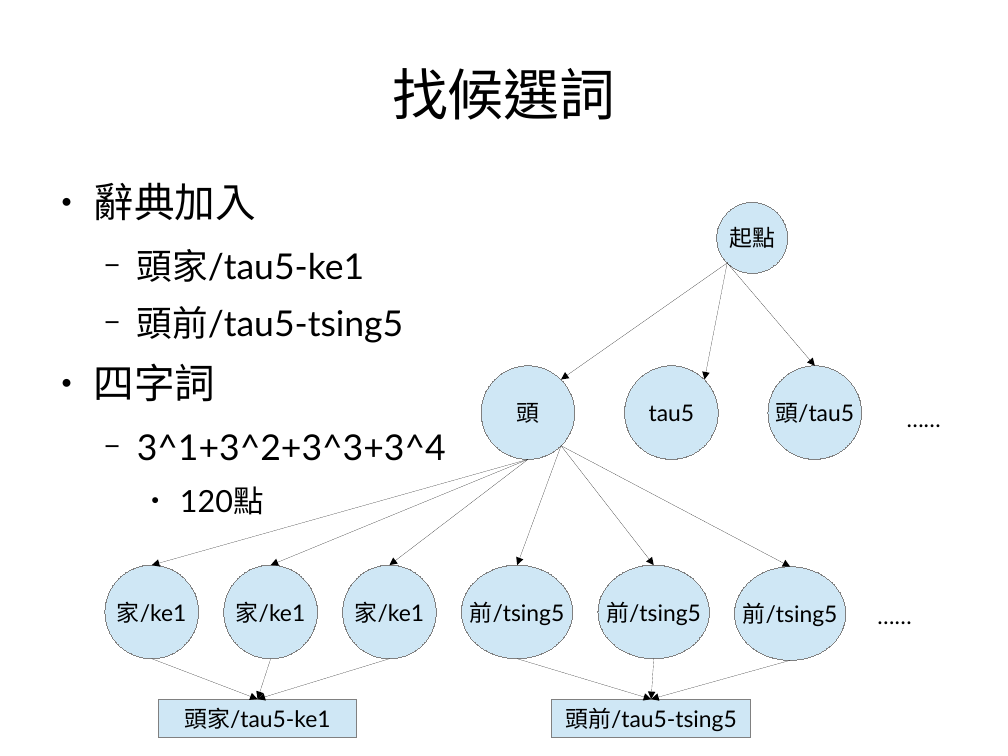
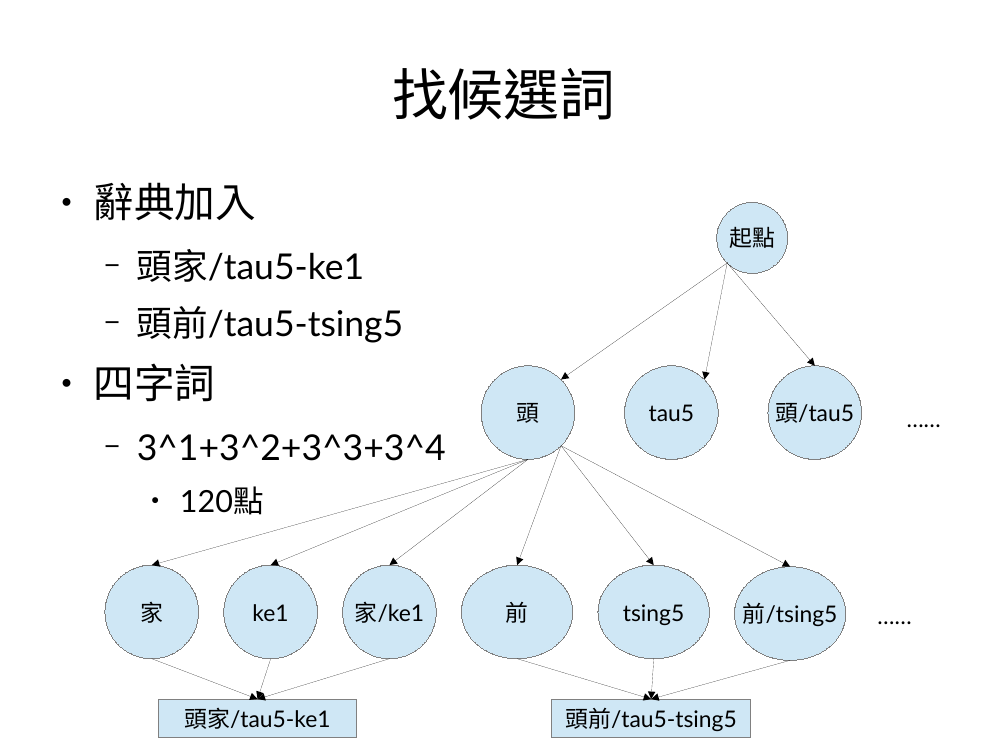
Before and after one commit to sih4sing5hong5/po3-ko3_tau5-iann2-phinn3, a slide deck: slide 24 of 翻譯報告.odp. Drawn at 1008x756 pixels with LibreOffice and Linux fonts; fonts in the diff are those of the drawing. Boxes give left, top, right and bottom in pixels: in the first picture for what was removed or moved away, otherwise in the second. Text is boxed around its words. In the diff, an @@ line names an element or a change of style, - is before the commit and + after.

```diff
--- a/翻譯報告.odp
+++ b/翻譯報告.odp
@@ text in ellipse at (140,602,163,623): text changed @@
-家/ke1
+家
@@ text in ellipse at (252,604,288,621): text changed @@
-家/ke1
+ke1
@@ text in ellipse at (506,602,529,623): text changed @@
-前/tsing5
+前
@@ text in ellipse at (623,604,684,625): text changed @@
-前/tsing5
+tsing5
```
Also in this commit, not shown: 15 other slides changed.
